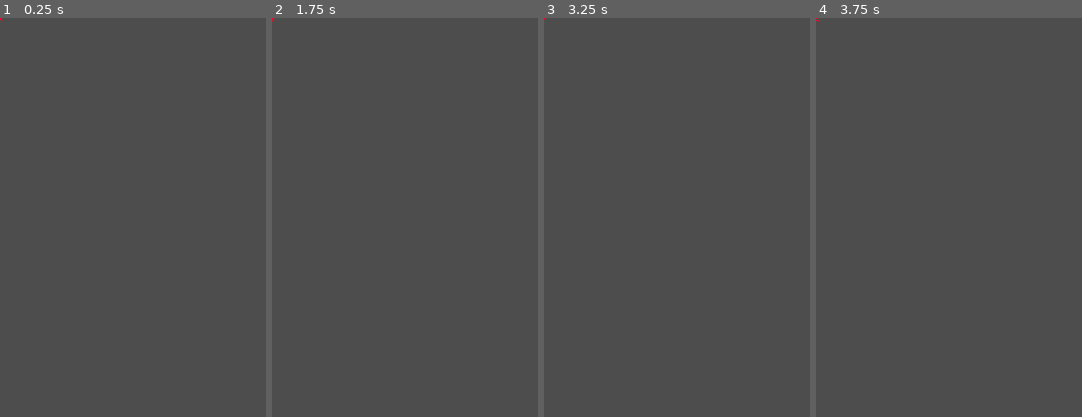
Above: before the commit, frames 1-4 (left to right).
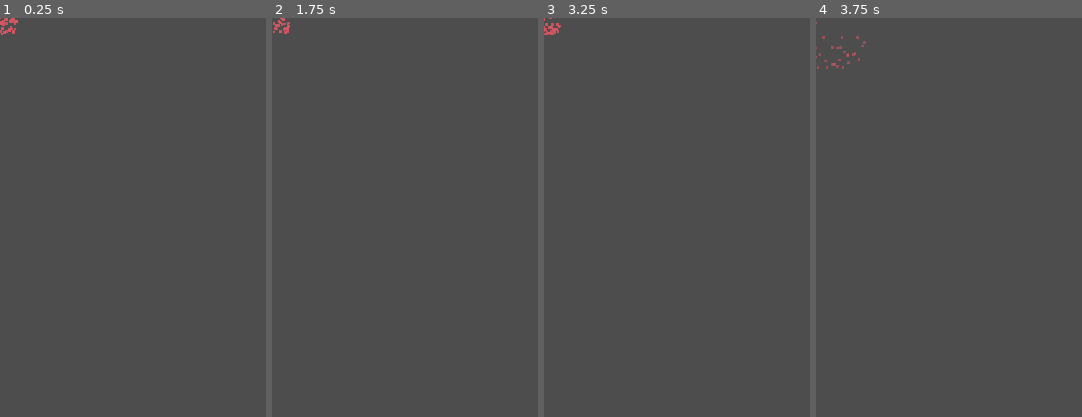
Above: after the commit, the same moments.

Repository: Deinigu/Deltanoid
Game: Godot game, scene res://scenes/Explosion.tscn
Same seed, same stepped clock (60 frames per second), same inputs: the game is played once before the commit and once after it. This scene is started directly instead of the project's main scene.
Inputs:
- Up to frame 1 (0.25 s): no input
- Up to frame 2 (1.75 s): tap Enter at 0.5 s; hold D (move_right) 0.53-1.28 s; tap Space at 1.25 s; hold A (move_left) from 1.28 s (still down)
- Up to frame 3 (3.25 s): tap Enter at 2 s; release A (move_left) at 2.03 s; hold D (move_right) from 2.03 s (still down); tap Space at 2.75 s
- Up to frame 4 (3.75 s): tap Enter at 3.5 s; release D (move_right) at 3.53 s; hold A (move_left) from 3.53 s (still down)
The pictures show only the part of the screen within x 0-50%, y 0-50%; the shares and areas given below are measured in that part.

The runs differ from the first frame. In frame 1, 0.2% of the frame differs, in the area x 0-7%, y 0-5%; in frame 2, 0.1%; in frame 3, 0.1%; in frame 4, 0.2%, in the area x 0-19%, y 0-13%.

Commit message:
Cambiadas partículas explosión

Diff:
--- a/scenes/Explosion.tscn
+++ b/scenes/Explosion.tscn
@@ -1,4 +1,11 @@
-[gd_scene load_steps=3 format=3 uid="uid://ctwsd2datytx0"]
+[gd_scene load_steps=5 format=3 uid="uid://ctwsd2datytx0"]
+
+[sub_resource type="Gradient" id="Gradient_nbc6m"]
+offsets = PackedFloat32Array(0.0075188, 1)
+colors = PackedColorArray(1, 1, 1, 1, 1, 1, 1, 0)
+
+[sub_resource type="GradientTexture1D" id="GradientTexture1D_oyq2j"]
+gradient = SubResource("Gradient_nbc6m")
 
 [sub_resource type="ParticleProcessMaterial" id="ParticleProcessMaterial_ujwfo"]
 emission_shape = 1
@@ -10,12 +17,17 @@
 initial_velocity_max = 30.0
 linear_accel_min = 10.0
 linear_accel_max = 10.0
-color = Color(1, 0, 0.14902, 1)
+scale_min = 3.0
+scale_max = 3.0
+color = Color(0.85098, 0.341176, 0.388235, 1)
+color_ramp = SubResource("GradientTexture1D_oyq2j")
 
 [sub_resource type="CanvasTexture" id="CanvasTexture_hgjl2"]
 
 [node name="Explosion" type="GPUParticles2D"]
-amount = 50
+scale = Vector2(5, 5)
+amount = 100
 process_material = SubResource("ParticleProcessMaterial_ujwfo")
 texture = SubResource("CanvasTexture_hgjl2")
-lifetime = 0.35
+lifetime = 1.5
+explosiveness = 1.0
